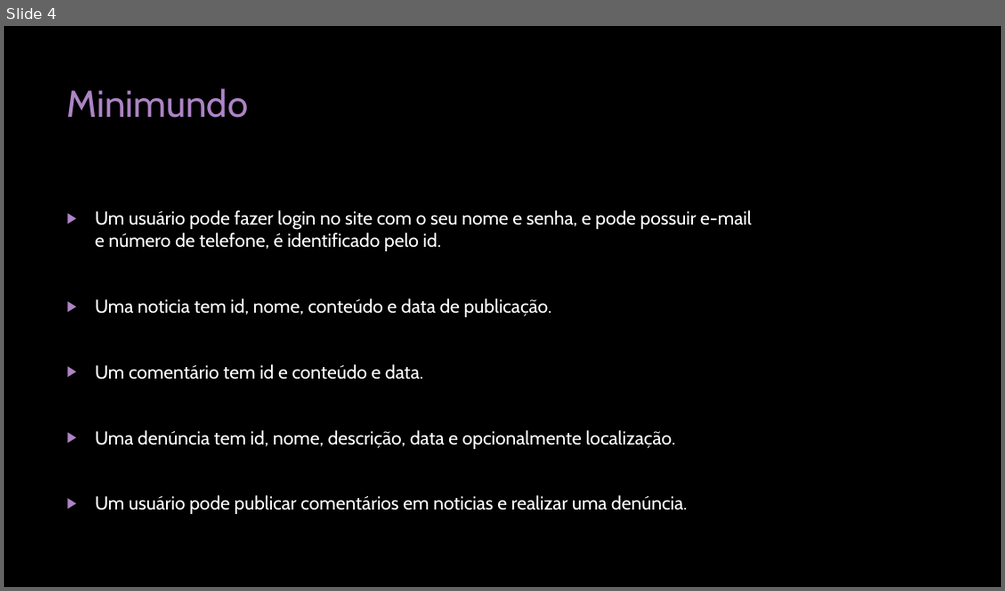
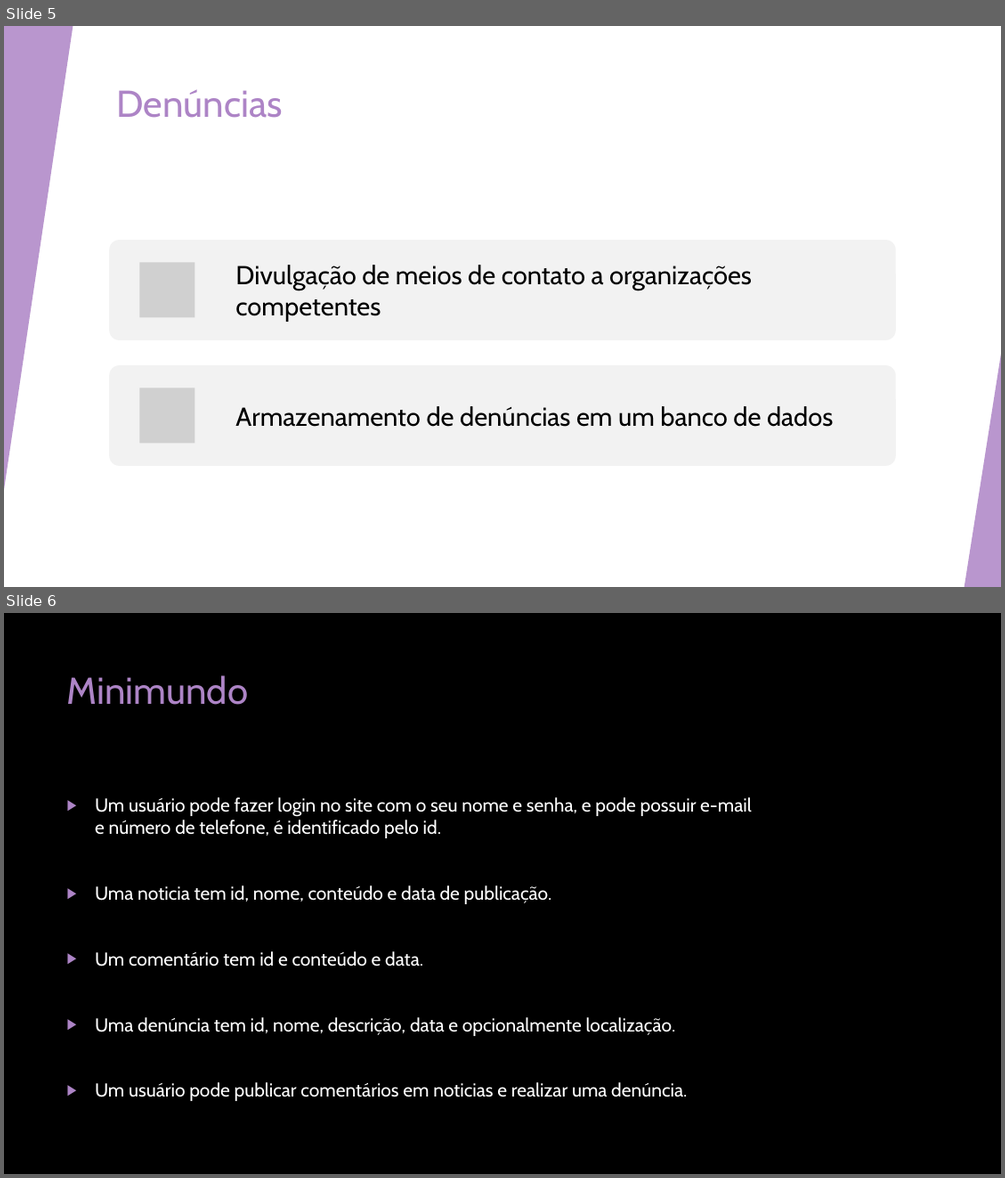
Before and after one commit to guilhermewerner/ti2, a slide deck: Documentation/Sprint-2.pptx. Shown one above the other, each under a label of ours: slide 4 before the commit, slides 5 and 6 after it. The pictures are 1005x591 and 1005x1178 pixels, drawn with LibreOffice and Linux fonts; fonts in the diff are those of the drawing; grey boxes stand for pictures; background and template pictures are left out. Boxes give left, top, right and bottom in pixels: in the first picture for what was removed or moved away, otherwise in the second. Text is boxed around its words. In the diff, an @@ line names an element or a change of style, - is before the commit and + after.

```diff
--- a/Documentation/Sprint-2.pptx
+++ b/Documentation/Sprint-2.pptx
@@ slide 5 added at box(4, 26, 1001, 587), background #FFFFFF; not listed: 8 template elements that a slide beside it also shows @@
@@ rectangle added at box(4, 26, 1001, 587), fill #FFFFFF @@
@@ triangle added at box(4, 26, 73, 490), fill #AD84C6 at 85% opacity @@
@@ line added from (770, 26) to (870, 587), #BFBFBF 0.75 pt @@
@@ title added at box(117, 89, 283, 118), 36 pt, text #AD84C6 @@
+Denúncias
@@ line added from (1001, 328) to (611, 587), #D9D9D9 0.75 pt @@
@@ triangle added at box(964, 354, 1001, 587), fill #AD84C6 at 85% opacity @@
@@ group added at box(109, 240, 896, 466): 2 rounded rectangles, 2 pictures, 2 texts @@
+Divulgação de meios de contato a organizações competentes
+Armazenamento de denúncias em um banco de dados
@@ what was slide 4 is now slide 6 @@
```
Also in this commit, not shown: 3 slides changed, 6 other slides added.
